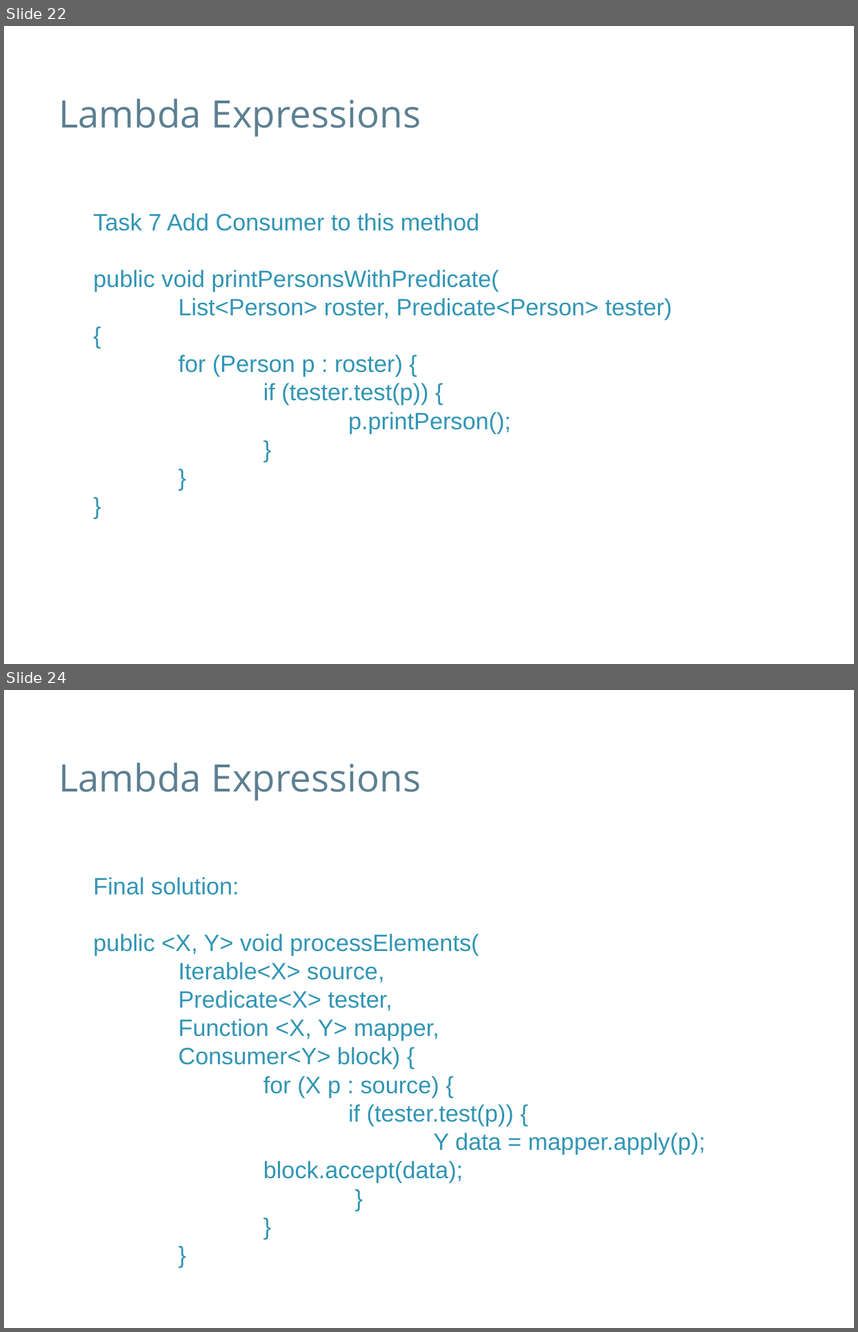
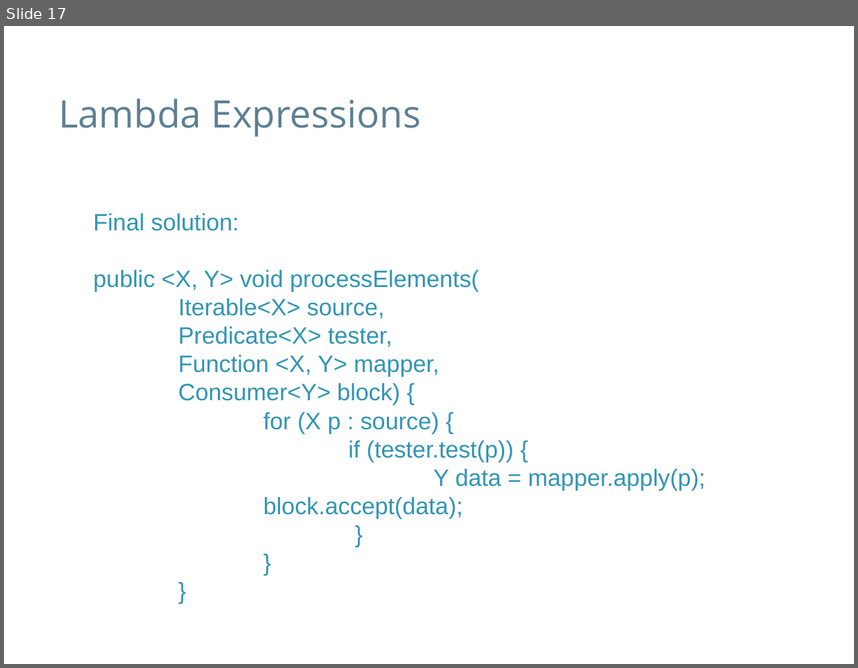
Before and after one commit to speedyswedy/Lambda, a slide deck: slides/Java 8 - Lambda Expresssions.pptx. Shown one above the other, each under a label of ours: slides 22 and 24 before the commit, slide 17 after it; the slides between them are not shown. The pictures are 858x1332 and 858x668 pixels, drawn with LibreOffice and Linux fonts; fonts in the diff are those of the drawing; background and template pictures are left out. Boxes give left, top, right and bottom in pixels: in the first picture for what was removed or moved away, otherwise in the second. Text is boxed around its words. In the diff, an @@ line names an element or a change of style, - is before the commit and + after.

Commit message:
changes the process of lambda expressions

```diff
--- a/slides/Java 8 - Lambda Expresssions.pptx
+++ b/slides/Java 8 - Lambda Expresssions.pptx
@@ slide 22 removed at [4,26,854,664], background #FFFFFF @@
@@ text removed at [59,98,421,136] @@
-Lambda Expressions
@@ text removed at [93,213,672,433] @@
-Task 7 Add Consumer to this method
-public void printPersonsWithPredicate(
-List<Person> roster, Predicate<Person> tester)
-{
-for (Person p : roster) {
-if (tester.test(p)) {
-p.printPerson();
-}
-}
-}
@@ what was slide 24 is now slide 17 @@
```
Also in this commit, not shown: 11 slides changed, 6 other slides removed, 2 other files.
